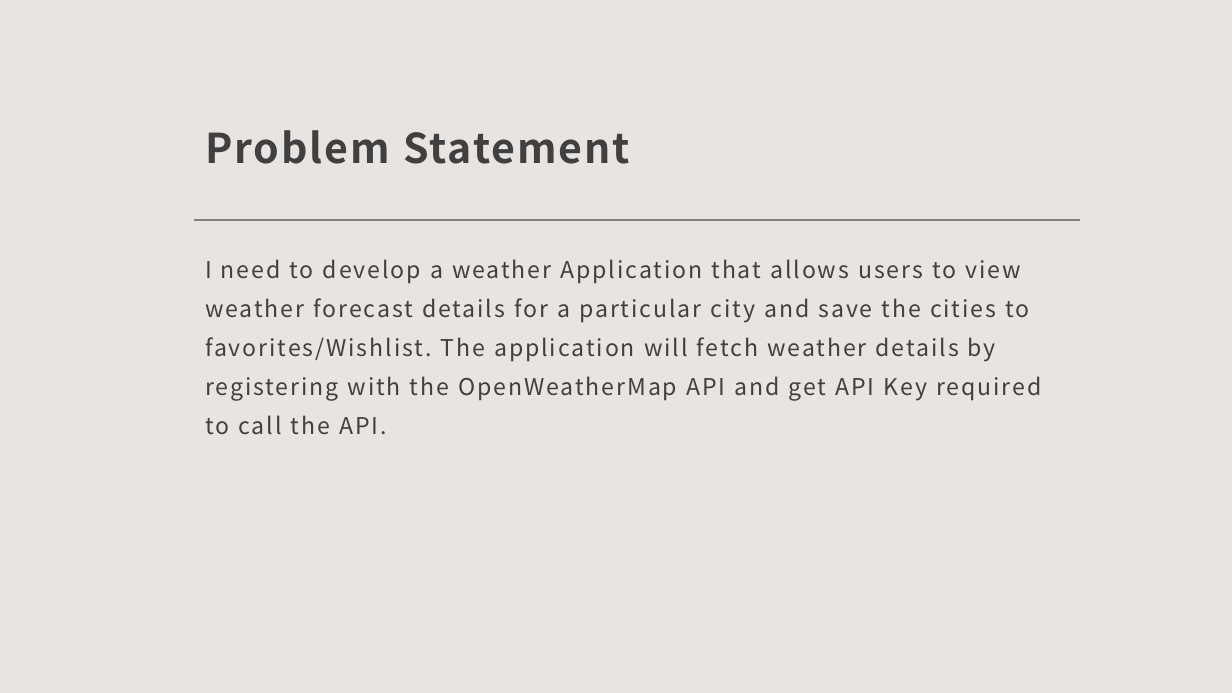
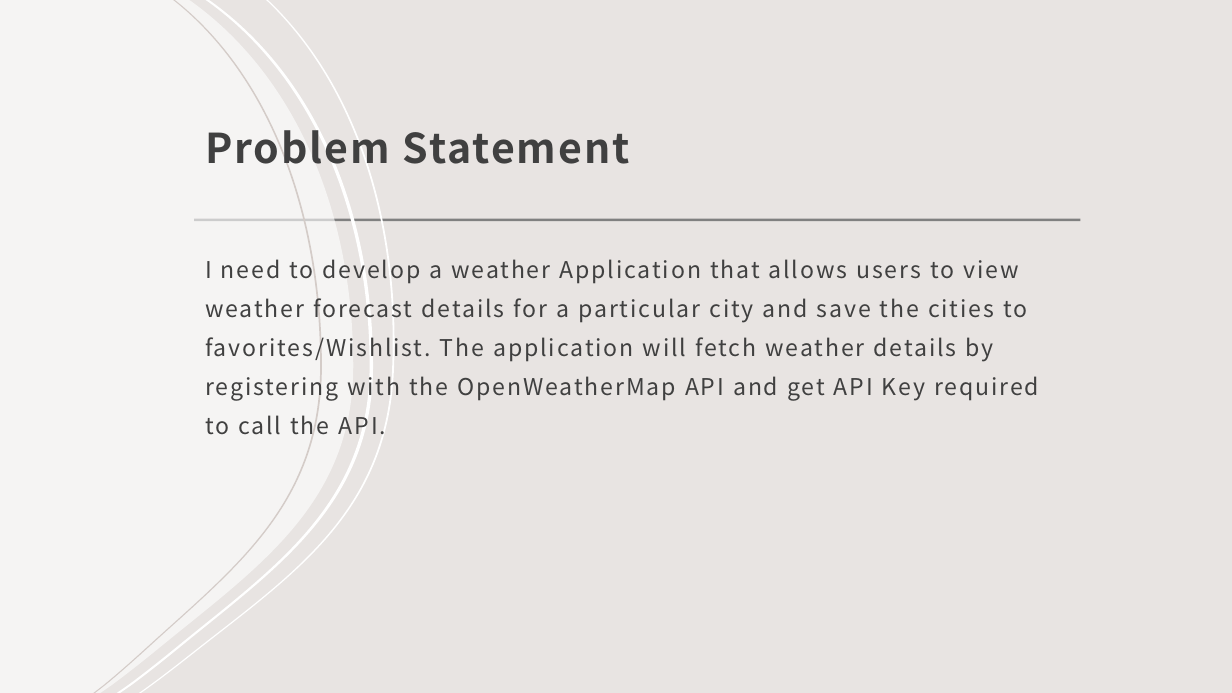
Before and after one commit to sahilk020/weather-application, a slide deck: slide 2 of Weather_App.pptx. Drawn at 1232x693 pixels with LibreOffice and Linux fonts; fonts in the diff are those of the drawing. Boxes give left, top, right and bottom in pixels: in the first picture for what was removed or moved away, otherwise in the second. Text is boxed around its words. In the diff, an @@ line names an element or a change of style, - is before the commit and + after.

```diff
--- a/Weather_App.pptx
+++ b/Weather_App.pptx
@@ freeform shape added at [0, 0, 353, 693], fill #FFFFFF at 60% opacity @@
@@ freeform shape added at [93, 0, 322, 693], fill #D4CCC8 @@
@@ freeform shape added at [116, 0, 372, 693], fill #FFFFFF @@
@@ freeform shape added at [139, 0, 395, 693], fill #FFFFFF @@
@@ text "I need to develop a ..." rewrapped from [205, 259, 1041, 435] to [205, 255, 1039, 439] @@
```
Also in this commit, not shown: 12 other slides changed, 1 other file.
